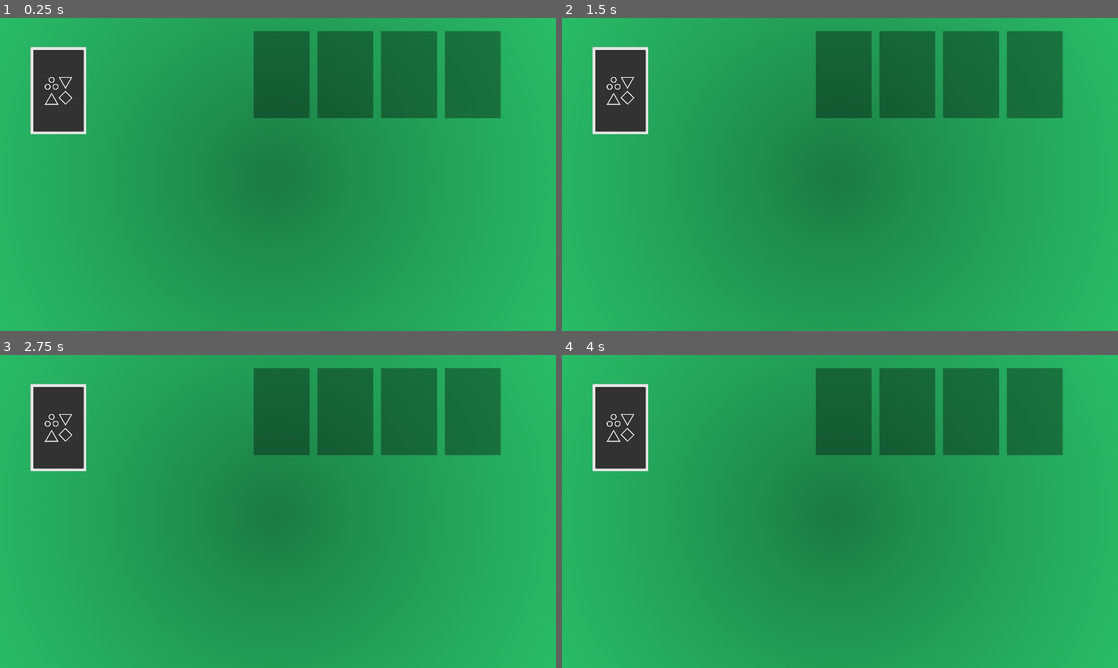
Above: before the commit, frames 1-4 (two rows, left to right).
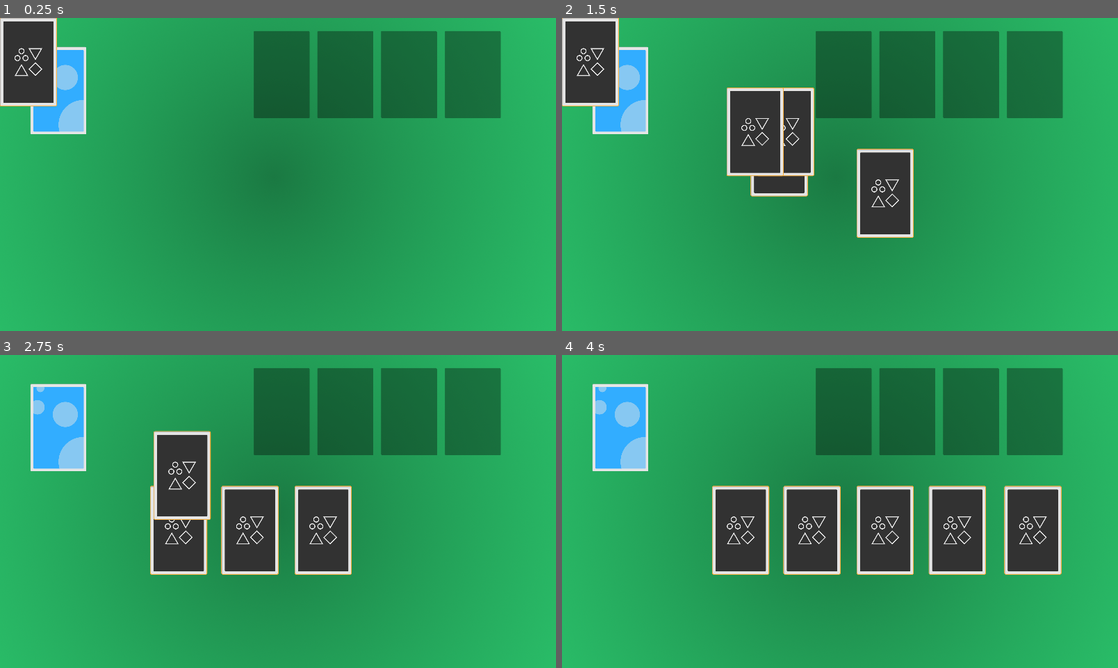
Above: after the commit, the same moments.

Repository: Dssdiego/solitaire_godot
Game: Godot game, scene res://scenes/scn_main.tscn
The game is run twice, just before and just after one commit, with the same random seed, the same clock (stepped at 60 frames per second) and the same inputs. Before the commit the project has no main scene; this scene is started directly in both runs.
Inputs (mouse positions are in pixels of both pictures, inside the frame that each line leads up to):
- Up to frame 1 (0.25 s): no input
- Up to frame 2 (1.5 s): click (617, 89) at 0.52 s; click (617, 89) at 1.27 s
- Up to frame 3 (2.75 s): click (55, 426) at 2.02 s
- Up to frame 4 (4 s): no input

The runs differ from the first frame. In frame 1, 3.9% of the frame differs, in the area x 0-16%, y 0-37%; in frame 2, 12%; in frame 3, 13%; in frame 4, 17%, in the area x 6-90%, y 10-71%.

Commit message:
card field distribution animation

Diff:
--- a/prefabs/pref_card.tscn
+++ b/prefabs/pref_card.tscn
@@ -1,6 +1,6 @@
 [gd_scene load_steps=4 format=2]
 
-[ext_resource path="res://textures/cards/tex_card_c2.png" type="Texture" id=1]
+[ext_resource path="res://textures/cards/tex_card_c_2.png" type="Texture" id=1]
 [ext_resource path="res://textures/cards/tex_card_selected.png" type="Texture" id=2]
 [ext_resource path="res://textures/cards/tex_deck_3.png" type="Texture" id=3]
 
--- a/prefabs/pref_deck.tscn
+++ b/prefabs/pref_deck.tscn
@@ -1,9 +1,15 @@
-[gd_scene load_steps=2 format=2]
+[gd_scene load_steps=4 format=2]
 
-[ext_resource path="res://textures/cards/tex_deck_3.png" type="Texture" id=1]
+[ext_resource path="res://textures/cards/tex_deck_2.png" type="Texture" id=1]
+[ext_resource path="res://scripts/gameplay/scr_deck.gd" type="Script" id=2]
+[ext_resource path="res://prefabs/pref_card.tscn" type="PackedScene" id=3]
 
-[node name="Deck" type="TextureRect"]
+[node name="Deck" type="TextureButton"]
 margin_right = 390.0
 margin_bottom = 606.0
 rect_scale = Vector2( 0.5, 0.5 )
-texture = ExtResource( 1 )
+texture_normal = ExtResource( 1 )
+script = ExtResource( 2 )
+card_prefab = ExtResource( 3 )
+
+[connection signal="pressed" from="." to="." method="_on_Deck_pressed"]
--- a/project.godot
+++ b/project.godot
@@ -21,7 +21,12 @@
 [application]
 
 config/name="Solitaire"
+run/main_scene="res://scenes/scn_main.tscn"
 config/icon="res://icon.png"
+
+[autoload]
+
+SgConfigs="*res://scripts/singletons/sg_configs.gd"
 
 [display]
 
--- a/scenes/scn_main.tscn
+++ b/scenes/scn_main.tscn
@@ -1,8 +1,9 @@
-[gd_scene load_steps=4 format=2]
+[gd_scene load_steps=5 format=2]
 
 [ext_resource path="res://textures/tex_table_background.png" type="Texture" id=1]
 [ext_resource path="res://prefabs/pref_deck.tscn" type="PackedScene" id=2]
 [ext_resource path="res://prefabs/pref_card_holder.tscn" type="PackedScene" id=3]
+[ext_resource path="res://scripts/gameplay/scr_card_holder.gd" type="Script" id=4]
 
 [node name="Main" type="Node2D"]
 
@@ -19,36 +20,6 @@
 margin_top = 99.0
 margin_right = 494.0
 margin_bottom = 705.0
-
-[node name="SpawnColumn" type="Position2D" parent="."]
-position = Vector2( 519, 453 )
-__meta__ = {
-"_gizmo_extents_": 30.0
-}
-
-[node name="SpawnColumn2" type="Position2D" parent="."]
-position = Vector2( 765, 453 )
-__meta__ = {
-"_gizmo_extents_": 30.0
-}
-
-[node name="SpawnColumn3" type="Position2D" parent="."]
-position = Vector2( 1018, 453 )
-__meta__ = {
-"_gizmo_extents_": 30.0
-}
-
-[node name="SpawnColumn4" type="Position2D" parent="."]
-position = Vector2( 1267, 453 )
-__meta__ = {
-"_gizmo_extents_": 30.0
-}
-
-[node name="SpawnColumn5" type="Position2D" parent="."]
-position = Vector2( 1528, 453 )
-__meta__ = {
-"_gizmo_extents_": 30.0
-}
 
 [node name="HBoxContainer" type="HBoxContainer" parent="."]
 margin_left = 875.0
@@ -76,3 +47,42 @@
 margin_left = 1320.0
 margin_right = 1710.0
 rect_scale = Vector2( 1, 1 )
+
+[node name="CardHolder" type="Node2D" parent="."]
+script = ExtResource( 4 )
+
+[node name="Tween" type="Tween" parent="CardHolder"]
+
+[node name="Spawns" type="Node2D" parent="CardHolder"]
+
+[node name="SpawnColumn" type="Position2D" parent="CardHolder/Spawns"]
+position = Vector2( 519, 453 )
+__meta__ = {
+"_gizmo_extents_": 30.0
+}
+
+[node name="SpawnColumn2" type="Position2D" parent="CardHolder/Spawns"]
+position = Vector2( 765, 453 )
+__meta__ = {
+"_gizmo_extents_": 30.0
+}
+
+[node name="SpawnColumn3" type="Position2D" parent="CardHolder/Spawns"]
+position = Vector2( 1018, 453 )
+__meta__ = {
+"_gizmo_extents_": 30.0
+}
+
+[node name="SpawnColumn4" type="Position2D" parent="CardHolder/Spawns"]
+position = Vector2( 1267, 453 )
+__meta__ = {
+"_gizmo_extents_": 30.0
+}
+
+[node name="SpawnColumn5" type="Position2D" parent="CardHolder/Spawns"]
+position = Vector2( 1528, 453 )
+__meta__ = {
+"_gizmo_extents_": 30.0
+}
+
+[node name="Cards" type="Node2D" parent="CardHolder"]
--- /dev/null
+++ b/scripts/gameplay/scr_card_holder.gd
@@ -0,0 +1,52 @@
+extends Node2D
+
+signal card_added_in_field
+
+onready var deck_node = get_parent().get_node("Deck")
+onready var spawns = get_node("Spawns").get_children()
+
+var current_spawn
+var spawn_index = 0
+
+##
+## Godot Methods
+##
+
+func _ready():
+	update_current_spawn()
+
+##
+## Field & Cards
+##
+
+func distribute_cards():
+	var cards = $Cards.get_children()
+	for c in cards:
+		yield(position_card_in_field(c, current_spawn), "completed")
+		next_spawn()
+
+	reset_spawn()
+
+func position_card_in_field(card, spawn):
+	$Tween.interpolate_property(card, "rect_position", deck_node.rect_position, spawn.position,
+		SgConfigs.card_to_field_animation_position_time_in_seconds, Tween.TRANS_LINEAR, Tween.EASE_IN_OUT)
+	$Tween.start()
+	yield($Tween, "tween_completed")
+
+
+##
+## Spawns
+##
+
+func next_spawn():
+	if spawn_index < 4:
+		spawn_index += 1
+
+	update_current_spawn()
+
+func reset_spawn():
+	spawn_index = 0
+	update_current_spawn()
+
+func update_current_spawn():
+	current_spawn = spawns[spawn_index]
--- /dev/null
+++ b/scripts/gameplay/scr_deck.gd
@@ -0,0 +1,22 @@
+extends TextureButton
+
+export (PackedScene) var card_prefab
+
+func _ready():
+	var card_instance = card_prefab.instance()
+	var card_instance2 = card_prefab.instance()
+	var card_instance3 = card_prefab.instance()
+	var card_instance4 = card_prefab.instance()
+	var card_instance5 = card_prefab.instance()
+	get_parent().get_node("CardHolder/Cards").add_child(card_instance)
+	get_parent().get_node("CardHolder/Cards").add_child(card_instance2)
+	get_parent().get_node("CardHolder/Cards").add_child(card_instance3)
+	get_parent().get_node("CardHolder/Cards").add_child(card_instance4)
+	get_parent().get_node("CardHolder/Cards").add_child(card_instance5)
+
+##
+## Callbacks/Signals
+##
+
+func _on_Deck_pressed():
+	get_parent().get_node("CardHolder").distribute_cards()
--- /dev/null
+++ b/scripts/singletons/sg_configs.gd
@@ -0,0 +1,3 @@
+extends Node
+
+var card_to_field_animation_position_time_in_seconds = 0.25
